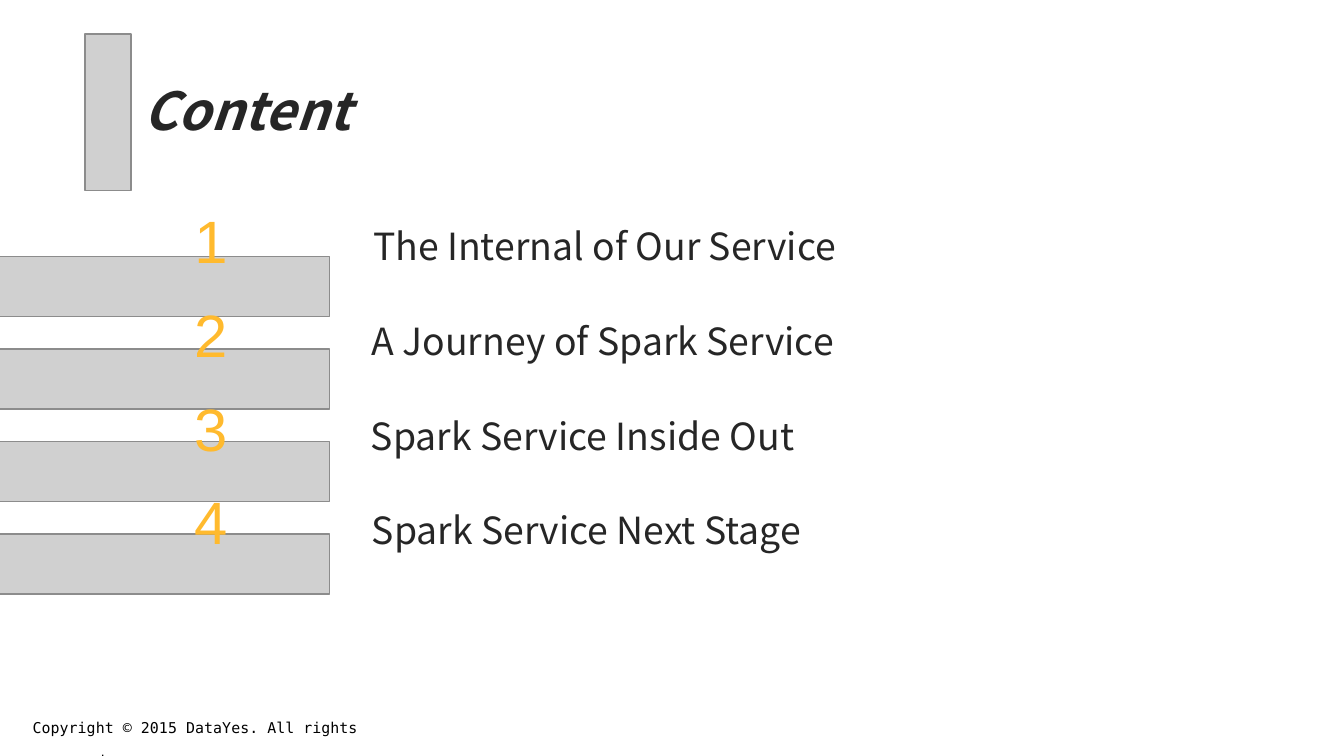
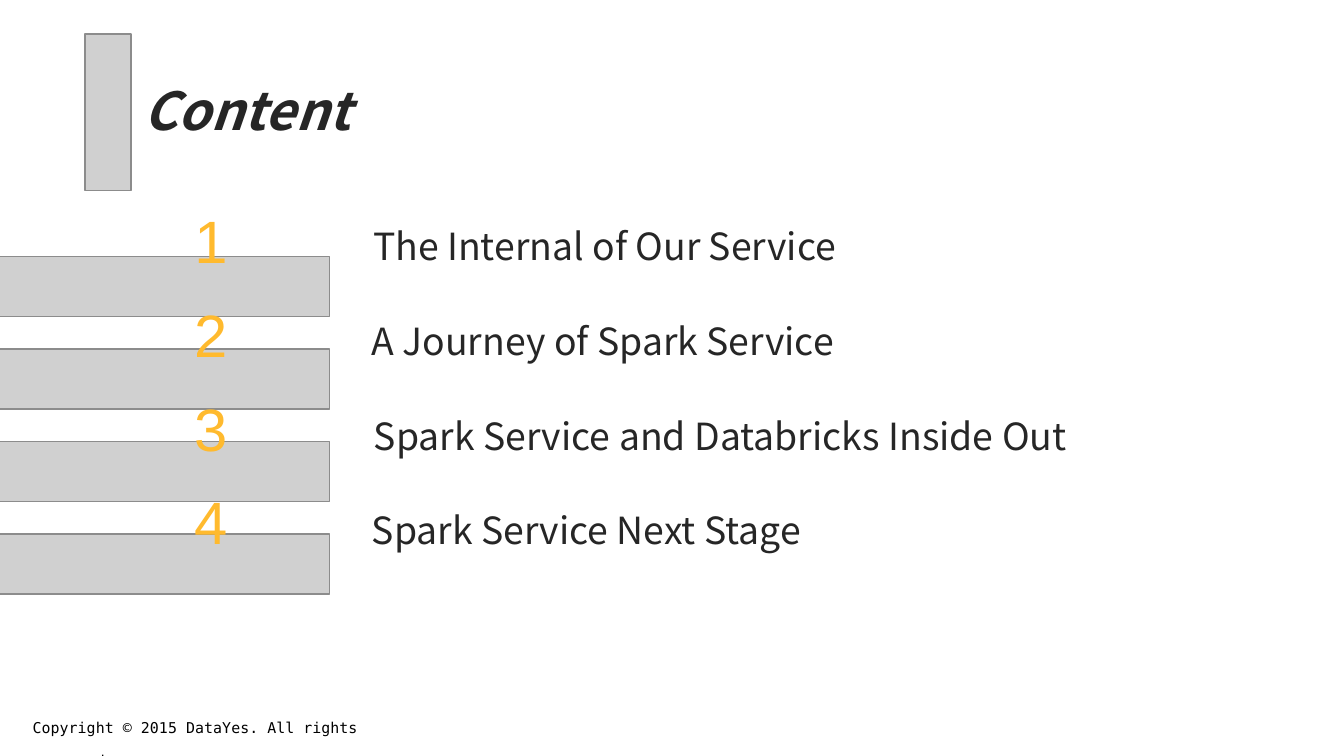
Before and after one commit to android-coco/litaotao.github.io, a slide deck: slide 2 of _site/files/spark-as-service.ppt. Drawn at 1344x756 pixels with LibreOffice and Linux fonts; fonts in the diff are those of the drawing; grey boxes stand for pictures; background and template pictures are left out. Boxes give left, top, right and bottom in pixels: in the first picture for what was removed or moved away, otherwise in the second. Text is boxed around its words. In the diff, an @@ line names an element or a change of style, - is before the commit and + after.

```diff
--- a/_site/files/spark-as-service.ppt
+++ b/_site/files/spark-as-service.ppt
@@ text at bbox=[374, 420, 1067, 459]: text changed @@
-Spark Service Inside Out
+Spark Service and Databricks Inside Out
```
Also in this commit, not shown: 10 other files.
